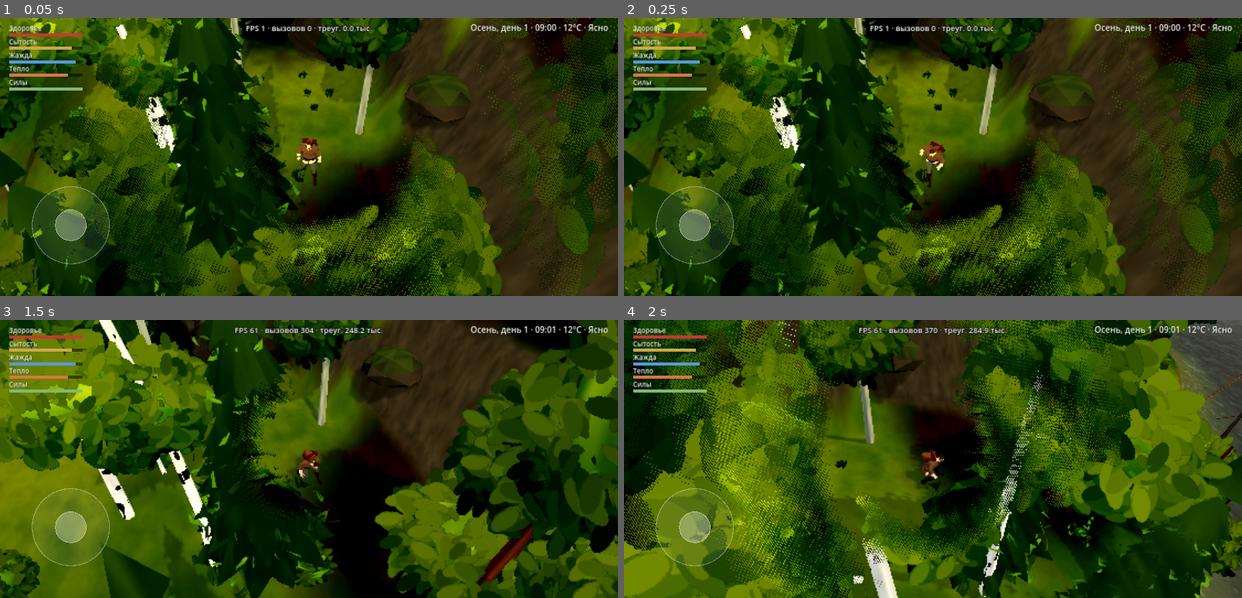
Above: before the commit, frames 1-4 (two rows, left to right).
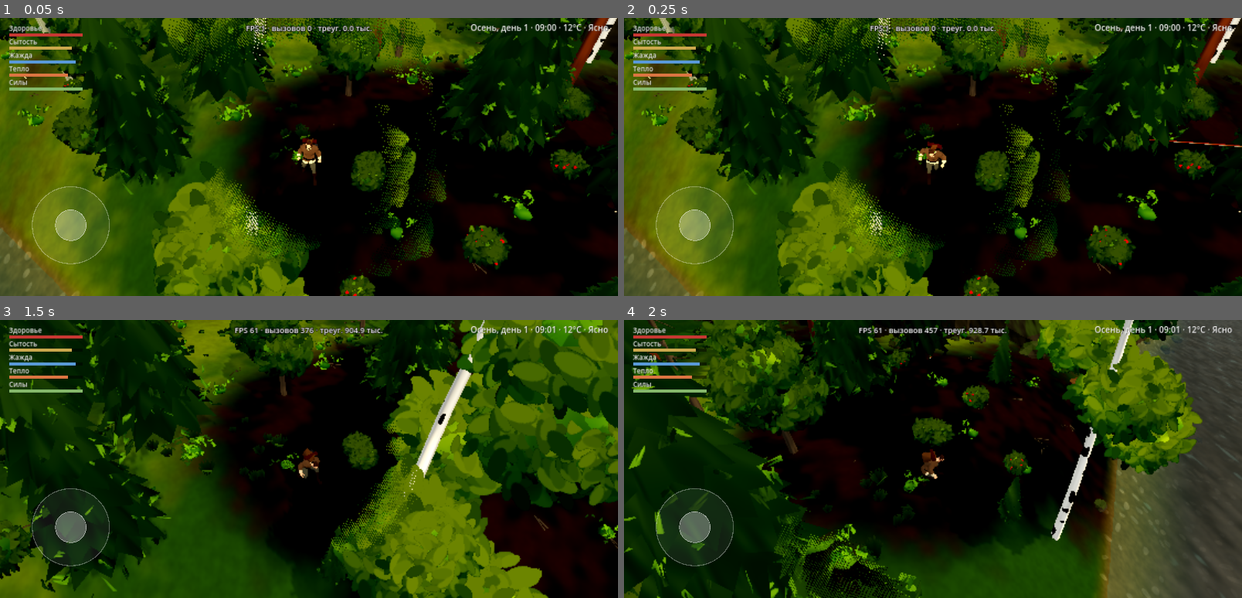
Above: after the commit, the same moments.

Repository: Masuku4129/Game
Game: Godot game, scene res://scenes/main.tscn
Same seed, same stepped clock (60 frames per second), same inputs: the game is played once before the commit and once after it.
Inputs (mouse positions are in pixels of both pictures, inside the frame that each line leads up to):
- Up to frame 1 (0.05 s): no input
- Up to frame 2 (0.25 s): no input
- Up to frame 3 (1.5 s): move the mouse to (444, 445) at 0.52 s; click (444, 445) at 0.67 s; drag from (185, 472) to (278, 514) at 1.27 s
- Up to frame 4 (2 s): no input

The runs differ from the first frame. In frame 1, 80% of the frame differs, in the area x 0-100%, y 0-100%; in frame 2, 80%; in frame 3, 75%; in frame 4, 77%.

Commit message:
Рельеф: пологие холмы и редкие отвесные скальные уступы 5–20 м со скальными стенами и осыпью; звери плавают и выбираются из застреваний; зверей, птиц и белок в 2–4 раза больше
Co-Authored-By: Claude Opus 5.5 <noreply@anthropic.com>
Claude-Session: https://claude.ai/code/session_01XvKRdkiSDocUeZA2A8yViW

Diff:
--- a/game/scripts/animal.gd
+++ b/game/scripts/animal.gd
@@ -89,6 +89,10 @@
 	target = position + Vector3(cos(a), 0, sin(a)) * r
 	if target.distance_to(home) > home_r:
 		target = home + (target - home).normalized() * home_r * 0.6
+	# цель на другом ярусе уступа или в реке (для тех, кто не плавает) — ближе к дому
+	var th: float = main.height(target.x, target.z)
+	if absf(th - main.height(position.x, position.z)) > 4.0 or (th < main.WATER_Y - 0.3 and not swimmer()):
+		target = home + Vector3(rng.randf_range(-8, 8), 0, rng.randf_range(-8, 8))
 	state = "wander"
 	state_t = rng.randf_range(8.0, 20.0)
 
@@ -302,26 +306,69 @@
 	if to.length() > 0.2 and want > 0.0:
 		var hd := atan2(to.x, to.z)
 		heading = lerp_angle(heading, hd, minf(1.0, delta * (3.0 + want * 0.4)))
+	if swim_k > 0.3:
+		want *= 0.45
 	speed = move_toward(speed, want, delta * (4.0 + want * 0.8))
 	if climb_h <= 0.0 and speed > 0.01:
 		var dir := Vector3(sin(heading), 0, cos(heading))
 		var np := position + dir * speed * delta
 		# обход стволов и воды (кроме бобра)
+		# крупные звери плывут, мелкие обходят воду; отвесный уступ не одолеть
 		var gy: float = main.height(np.x, np.z)
-		var wet: bool = gy < main.WATER_Y - 0.3 and kind != "beaver"
-		if main.blocked(np.x, np.z, 0.2 * scale_k) or wet or absf(np.x) > main.SIZE * 0.5 - 10.0 or absf(np.z) > main.SIZE * 0.5 - 10.0:
-			heading += (1.0 if rng.randf() < 0.5 else -1.0) * 0.9
+		var g0: float = main.height(position.x, position.z)
+		var wet: bool = gy < main.WATER_Y - 0.3 and not swimmer()
+		var steep: bool = (gy - g0) > maxf(0.35, speed * delta * 1.6) and gy > main.WATER_Y
+		if main.blocked(np.x, np.z, 0.2 * scale_k) or wet or steep or absf(np.x) > main.SIZE * 0.5 - 10.0 or absf(np.z) > main.SIZE * 0.5 - 10.0:
+			heading += _turn_dir * 0.9
 			speed *= 0.5
+			_bump += 1
 		else:
 			position.x = np.x
 			position.z = np.z
+	_unstick(delta)
 	var g: float = main.ground_at(position.x, position.z)
+	swim_k = clampf((main.WATER_Y - 0.25 - g) / 0.6, 0.0, 1.0) if swimmer() else 0.0
+	if swim_k > 0.0:
+		# плывёт: над водой голова и спина
+		g = lerpf(g, main.WATER_Y - float(parts.get("H", 0.8)) * 0.55, swim_k)
 	if kind == "beaver":
 		g = maxf(g, main.WATER_Y - 0.12)
 	position.y = g + climb_h
 	rotation.y = heading
 	if not far:
 		_animate(delta)
+
+var swim_k := 0.0
+var _bump := 0
+var _turn_dir := 1.0
+var _chk_t := 0.0
+var _chk_p := Vector3.ZERO
+
+func swimmer() -> bool:
+	return kind != "hare" and kind != "squirrel"
+
+## Застрял (упирается в склон, ствол или воду и почти не движется) — новая цель в сторону,
+## откуда пришёл, со сменой направления обхода; долго не выходит — переносится к дому.
+func _unstick(delta: float) -> void:
+	_chk_t += delta
+	if _chk_t < 2.0:
+		return
+	var moved := Vector2(position.x - _chk_p.x, position.z - _chk_p.z).length()
+	var tried := want > 0.3
+	_chk_t = 0.0
+	_chk_p = position
+	if not tried or moved > 0.8:
+		_bump = 0
+		return
+	_turn_dir = -_turn_dir
+	var back := heading + PI + rng.randf_range(-0.8, 0.8)
+	target = position + Vector3(sin(back), 0, cos(back)) * rng.randf_range(8.0, 18.0)
+	heading = back
+	if state == "wander":
+		state_t = rng.randf_range(6.0, 12.0)
+	if _bump > 40:
+		_bump = 0
+		position = home + Vector3(rng.randf_range(-6, 6), 0, rng.randf_range(-6, 6))
 
 func _strike(tg: Node3D) -> void:
 	if attack_cd > 0.0:
@@ -363,6 +410,9 @@
 	var sc := 1.0
 	if _attack_t > 0.0:
 		want_a = SK.find_anim(ap, ["Attack", "Attack_Headbutt"])
+	elif swim_k > 0.5:
+		want_a = SK.find_anim(ap, ["Walk"])
+		sc = 0.7 if speed > 0.05 else 0.25
 	elif speed > walk * 1.7:
 		want_a = SK.find_anim(ap, ["Gallop"])
 		sc = clampf(speed / (float(sp["run"]) * 0.75), 0.6, 1.6)
@@ -387,7 +437,7 @@
 	var hf: float = main.ground_at(position.x + fwd.x * L * 0.4, position.z + fwd.z * L * 0.4)
 	var hb: float = main.ground_at(position.x - fwd.x * L * 0.4, position.z - fwd.z * L * 0.4)
 	var m: Node3D = parts["model"]
-	m.rotation.x = lerpf(m.rotation.x, -atan2(hf - hb, L * 0.8), minf(1.0, delta * 6.0))
+	m.rotation.x = lerpf(m.rotation.x, -atan2(hf - hb, L * 0.8) * (1.0 - swim_k), minf(1.0, delta * 6.0))
 
 func _animate(delta: float) -> void:
 	if parts.has("ap"):
--- a/game/scripts/animals.gd
+++ b/game/scripts/animals.gd
@@ -3,7 +3,7 @@
 
 const Animal = preload("res://scripts/animal.gd")
 const SHOW_R := 75.0
-const NEAR_R := 130.0
+const NEAR_R := 95.0
 
 var main: Node3D
 var list: Array = []
@@ -18,34 +18,34 @@
 	rng.seed = 7741
 	var start: Vector3 = main.hero.position
 	# заяц: опушки и поляны
-	for i in 22:
+	for i in 50:
 		_spawn("hare", _spot(func(x, z): return main.forest_density(x, z) < 0.55, start, 25.0), 1.0, -1)
 	# белка: у деревьев
-	for i in 20:
+	for i in 80:
 		var p := _spot(func(x, z): return main.nearest_tree(Vector3(x, 0, z), 6.0) != Vector3.INF, start, 15.0)
 		_spawn("squirrel", p, 1.0, -1)
-	for i in 5:
+	for i in 12:
 		_spawn("fox", _spot(func(x, z): return main.forest_density(x, z) < 0.6, start, 50.0), 1.0, -1)
 	# первая встреча: пара косуль на опушке недалеко от старта
 	var c0 := _spot(func(x, z): return main.forest_density(x, z) < 0.5 and Vector2(x - start.x, z - start.z).length() < 70.0, start, 35.0)
 	for k in 2:
 		_spawn("roe", _near(c0, 4.0), rng.randf_range(0.9, 1.05), 99)
 	# водопои: звери держатся у реки
-	for gi in 2:
+	for gi in 4:
 		var c := _spot(func(x, z): return main.river_dist(x, z) < 14.0 and main.river_dist(x, z) > 4.0, start, 50.0)
 		for k in rng.randi_range(2, 3):
 			_spawn("roe", _near(c, 5.0), rng.randf_range(0.9, 1.05), 110 + gi)
 	# косули — группы по 2–3, олени — стада 4–5
-	for gi in 4:
+	for gi in 10:
 		var c := _spot(func(x, z): return main.forest_density(x, z) < 0.7, start, 60.0)
 		for k in rng.randi_range(2, 3):
 			_spawn("roe", _near(c, 6.0), rng.randf_range(0.9, 1.05), 100 + gi)
-	for gi in 2:
+	for gi in 5:
 		var c := _spot(func(x, z): return main.forest_density(x, z) < 0.5 and main.normal_at(x, z).y > 0.9, start, 80.0)
 		for k in rng.randi_range(4, 5):
 			_spawn("deer", _near(c, 8.0), rng.randf_range(0.85, 1.05), 200 + gi)
 	# кабаны с поросятами
-	for gi in 3:
+	for gi in 7:
 		var c := _spot(func(x, z): return main.forest_density(x, z) > 0.4, start, 70.0)
 		_spawn("boar", c, 1.0, 300 + gi)
 		_spawn("boar", _near(c, 4.0), 0.85, 300 + gi)
@@ -57,24 +57,31 @@
 	for k in 5:
 		var w = _spawn("wolf", _near(den, 5.0), rng.randf_range(0.9, 1.05) if k > 0 else 1.1, 400)
 		w.home_r = 170.0
-	# медведь: берлога в каменистой местности
-	var bden := _spot(func(x, z): return main.biome(x, z) > 0.2 and main.normal_at(x, z).y > 0.8, start, 120.0)
-	_den(bden, 2.2, 1.3)
-	_spawn("bear", _near(bden, 3.0), 1.0, -1)
-	# тигр: юго-восток
-	var tp := _spot(func(x, z): return x > 70.0 and z > 70.0, start, 140.0)
-	_spawn("tiger", tp, 1.0, -1)
+	var den2 := _spot(func(x, z): return main.forest_density(x, z) > 0.5 and main.normal_at(x, z).y > 0.85 and den.distance_to(Vector3(x, den.y, z)) > 180.0, start, 150.0)
+	_den(den2, 1.6, 0.9)
+	for k in 4:
+		var w2 = _spawn("wolf", _near(den2, 5.0), rng.randf_range(0.9, 1.05) if k > 0 else 1.1, 401)
+		w2.home_r = 170.0
+	# медведи: берлоги в каменистой местности
+	for bi in 3:
+		var bden := _spot(func(x, z): return main.biome(x, z) > 0.2 and main.normal_at(x, z).y > 0.8, start, 100.0)
+		_den(bden, 2.2, 1.3)
+		_spawn("bear", _near(bden, 3.0), 1.0 if bi == 0 else 0.9, -1)
+	# тигры: юго-восток
+	for ti in 2:
+		var tp := _spot(func(x, z): return x > 60.0 and z > 60.0, start, 120.0)
+		_spawn("tiger", tp, 1.0, -1)
 	# бобры: хатка на реке
-	for gi in 2:
+	for gi in 4:
 		var bp := _spot(func(x, z): return main.river_dist(x, z) < 9.0 and main.height(x, z) < main.WATER_Y + 0.6 and main.height(x, z) > main.WATER_Y - 1.2, start, 40.0)
 		_lodge(bp)
 		for k in 2:
 			_spawn("beaver", _near(bp, 3.0), 1.0, 500 + gi)
 	# птицы: стайки
 	_make_bird_mesh()
-	for gi in 6:
-		var c := _spot(func(x, z): return true, start, 15.0)
-		for k in rng.randi_range(4, 7):
+	for gi in 28:
+		var c := _spot(func(x, z): return true, start, 10.0)
+		for k in rng.randi_range(4, 9):
 			var b := Bird.new()
 			b.setup(self, _near(c, 3.0), rng.randi())
 			add_child(b)
@@ -348,6 +355,8 @@
 			wi.position = Vector3(sd * 0.08, 0, 0)
 			wi.cast_shadow = GeometryInstance3D.SHADOW_CASTING_SETTING_OFF
 			w.add_child(wi)
+		for gi: GeometryInstance3D in find_children("*", "GeometryInstance3D", true, false):
+			gi.visibility_range_end = 70.0
 		position = Vector3(p.x, main.ground_at(p.x, p.z), p.z)
 		rotation.y = rng.randf() * TAU
 		t = rng.randf_range(3.0, 12.0)
--- a/game/scripts/main.gd
+++ b/game/scripts/main.gd
@@ -247,7 +247,7 @@
 
 func _setup_noise() -> void:
 	n_hill.seed = 1640; n_hill.frequency = 0.004; n_hill.fractal_octaves = 4
-	n_cliff.seed = 77; n_cliff.frequency = 0.009; n_cliff.fractal_octaves = 2
+	n_cliff.seed = 77; n_cliff.frequency = 0.0045; n_cliff.fractal_octaves = 2
 	n_detail.seed = 5; n_detail.frequency = 0.05; n_detail.fractal_octaves = 3
 	n_crag.seed = 31; n_crag.frequency = 0.16; n_crag.fractal_octaves = 4
 	n_crag2.seed = 32; n_crag2.frequency = 0.55; n_crag2.fractal_octaves = 2
@@ -260,19 +260,25 @@
 func biome(x: float, z: float) -> float:
 	return clampf(n_biome.get_noise_2d(x, z) * 2.2, -1.0, 1.0)
 
+## Рельеф: пологие холмы и редкие отвесные скальные уступы 5–20 м.
+## Уступ — уровень шума n_cliff; линия рвётся мелким шумом, поэтому край неровный.
+func cliff_k(x: float, z: float) -> float:
+	var c := n_cliff.get_noise_2d(x, z) + n_crag.get_noise_2d(x * 0.35, z * 0.35) * 0.03 + n_crag2.get_noise_2d(x, z) * 0.004
+	var sharp := smoothstep(0.34, 0.355, c)
+	# с части сторон уступ переходит в пологий подъём — наверх можно зайти
+	var soft := smoothstep(0.16, 0.36, c)
+	var g := smoothstep(-0.15, 0.15, n_biome.get_noise_2d(x * 2.3 - 500.0, z * 2.3))
+	return lerpf(soft, sharp, g)
+
+func cliff_h(x: float, z: float) -> float:
+	return 5.0 + 15.0 * clampf(n_biome.get_noise_2d(x * 0.7 + 300.0, z * 0.7) * 1.4 + 0.5, 0.0, 1.0)
+
 func height(x: float, z: float) -> float:
 	var rocky := clampf(biome(x, z), 0.0, 1.0)
-	var h := n_hill.get_noise_2d(x, z) * (8.0 + rocky * 6.0) + n_detail.get_noise_2d(x, z) * 1.0 + 3.0
-	var c := n_cliff.get_noise_2d(x, z)
-	# ступени-обрывы: резкий подъём на узкой полосе шума
-	var t1 := smoothstep(0.09, 0.21, c)
-	var t2 := smoothstep(0.31, 0.43, c)
-	h += t1 * 6.0 + t2 * 5.0
-	# рваная скалистая поверхность обрывов: крупные и мелкие сколы только на самом уступе
-	var face := (t1 * (1.0 - t1) + t2 * (1.0 - t2)) * 4.0
-	h += n_crag.get_noise_2d(x, z) * 1.8 * face + n_crag2.get_noise_2d(x, z) * 0.6 * face
+	var h := n_hill.get_noise_2d(x, z) * (3.0 + rocky * 2.0) + n_detail.get_noise_2d(x, z) * 0.35 + 2.5
+	h += cliff_k(x, z) * cliff_h(x, z)
 	h = maxf(h, WATER_Y + 0.6 + n_detail.get_noise_2d(x * 0.5, z * 0.5) * 0.3)
-	var r := 1.0 - smoothstep(7.0, 32.0, river_dist(x, z))
+	var r := 1.0 - smoothstep(7.0, 26.0, river_dist(x, z))
 	return lerpf(h, WATER_Y - 2.5, r)
 
 func normal_at(x: float, z: float) -> Vector3:
@@ -1007,6 +1013,7 @@
 				pv.lod = true
 				cache_lod[r[0]] = _variants(r[0])
 				pv.lod = false
+	_cliff_rocks(cache["rock"])
 	var cells := int(SIZE / CELL)
 	for cz in cells:
 		for cx in cells:
@@ -1099,6 +1106,67 @@
 						for i in xs.size():
 							_add_pick(xs[i].origin, pk, mm, i)
 
+## Скальные стены уступов: высокие глыбы вдоль обрыва и осыпь камней у подножия.
+func _cliff_rocks(vars: Array) -> void:
+	var rng := RandomNumberGenerator.new()
+	rng.seed = 4711
+	var per_var := []
+	for v in vars:
+		per_var.append([])
+	var half := SIZE * 0.5 - 4.0
+	var step := 2.2
+	var z := -half
+	while z < half:
+		var x := -half
+		while x < half:
+			var px := x + rng.randf_range(-0.8, 0.8)
+			var pz := z + rng.randf_range(-0.8, 0.8)
+			var gx := height(px + 1.0, pz) - height(px - 1.0, pz)
+			var gz := height(px, pz + 1.0) - height(px, pz - 1.0)
+			var g := Vector2(gx, gz)
+			if g.length() > 3.0:
+				var up := g.normalized()
+				var hb := height(px - up.x * 2.5, pz - up.y * 2.5)
+				var ht := height(px + up.x * 2.5, pz + up.y * 2.5)
+				var dh := ht - hb
+				if dh > 3.0:
+					var vi := rng.randi() % vars.size()
+					var rsc: Vector3 = vars[vi][2]
+					var sxz := rng.randf_range(1.5, 2.6)
+					var sy := dh * rng.randf_range(0.75, 1.05) / rsc.y
+					var b := Basis(Vector3.UP, atan2(up.x, up.y) + rng.randf_range(-0.5, 0.5)).scaled(Vector3(sxz, sy, sxz * 0.8))
+					var o := Vector3(px - up.x * 0.6, hb - 0.4, pz - up.y * 0.6)
+					per_var[vi].append(Transform3D(b, o))
+					_add_blocker(o.x, o.z, sxz * 0.7)
+					# осыпь у подножия
+					for k in 2:
+						if rng.randf() < 0.6:
+							var d := rng.randf_range(1.8, 4.5)
+							var sx2 := px - up.x * d + rng.randf_range(-1.5, 1.5)
+							var sz2 := pz - up.y * d + rng.randf_range(-1.5, 1.5)
+							var s2 := rng.randf_range(0.3, 1.1)
+							var vj := rng.randi() % vars.size()
+							per_var[vj].append(Transform3D(Basis(Vector3.UP, rng.randf() * TAU).scaled(Vector3(s2, s2, s2)), Vector3(sx2, height(sx2, sz2) - 0.08, sz2)))
+			x += step
+		z += step
+	for vi in vars.size():
+		var xs: Array = per_var[vi]
+		if xs.is_empty():
+			continue
+		var mm := MultiMesh.new()
+		mm.transform_format = MultiMesh.TRANSFORM_3D
+		mm.mesh = vars[vi][0]
+		mm.instance_count = xs.size()
+		for i in xs.size():
+			mm.set_instance_transform(i, xs[i])
+		var mmi := MultiMeshInstance3D.new()
+		mmi.multimesh = mm
+		mmi.visibility_range_end = 140.0
+		mmi.visibility_range_end_margin = 14.0
+		mmi.visibility_range_fade_mode = GeometryInstance3D.VISIBILITY_RANGE_FADE_SELF
+		add_child(mmi)
+	print("cliff rocks ", per_var.reduce(func(acc, a): return acc + a.size(), 0))
+
 func _accept(kind: String, x: float, z: float, rng: RandomNumberGenerator) -> bool:
 	var y := height(x, z)
 	if kind == "boulder":
--- a/game/shaders/paint/ground.gdshader
+++ b/game/shaders/paint/ground.gdshader
@@ -29,6 +29,11 @@
 	c = mix(c, fl, smoothstep(0.35, 0.65, fd + (s - 0.5) * 0.3));
 	float slope = 1.0 - wn.y;
 	c = mix(c, lin(stone) * (0.85 + fine * 0.3), smoothstep(0.28, 0.42, slope + (s - 0.5) * 0.12));
+	// отвесная скала: серый камень с горизонтальными пластами и трещинами
+	float strata = sin(wp.y * 2.6 + vnoise(wp.xz * 0.4) * 4.0) * 0.5 + 0.5;
+	float crack = smoothstep(0.08, 0.0, abs(fract(wp.y * 0.7 + vnoise(wp.xz * 0.8) * 1.5) - 0.5) - 0.42);
+	vec3 cliff = lin(vec3(0.42, 0.41, 0.38)) * (0.75 + strata * 0.3 + fine * 0.15) * (1.0 - crack * 0.45);
+	c = mix(c, cliff, smoothstep(0.5, 0.7, slope));
 	// дно и берег: песок с округлыми камешками
 	float sh = smoothstep(water_y + 0.5, water_y - 0.1, wp.y);
 	vec2 pq = wp.xz * 1.6 + vec2(vnoise(wp.xz * 1.3), vnoise(wp.zx * 1.3 + 5.0)) * 0.9;
